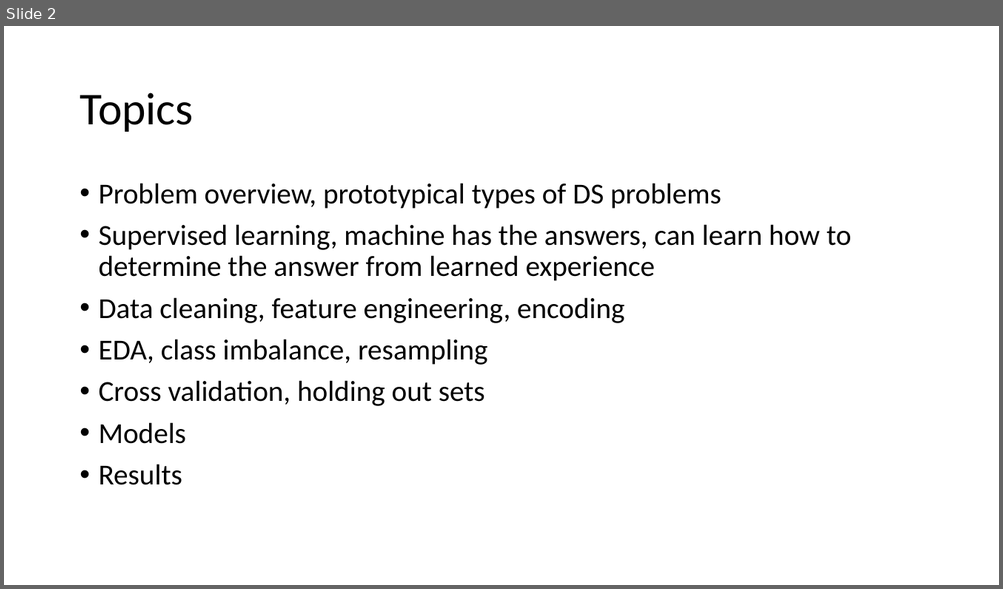
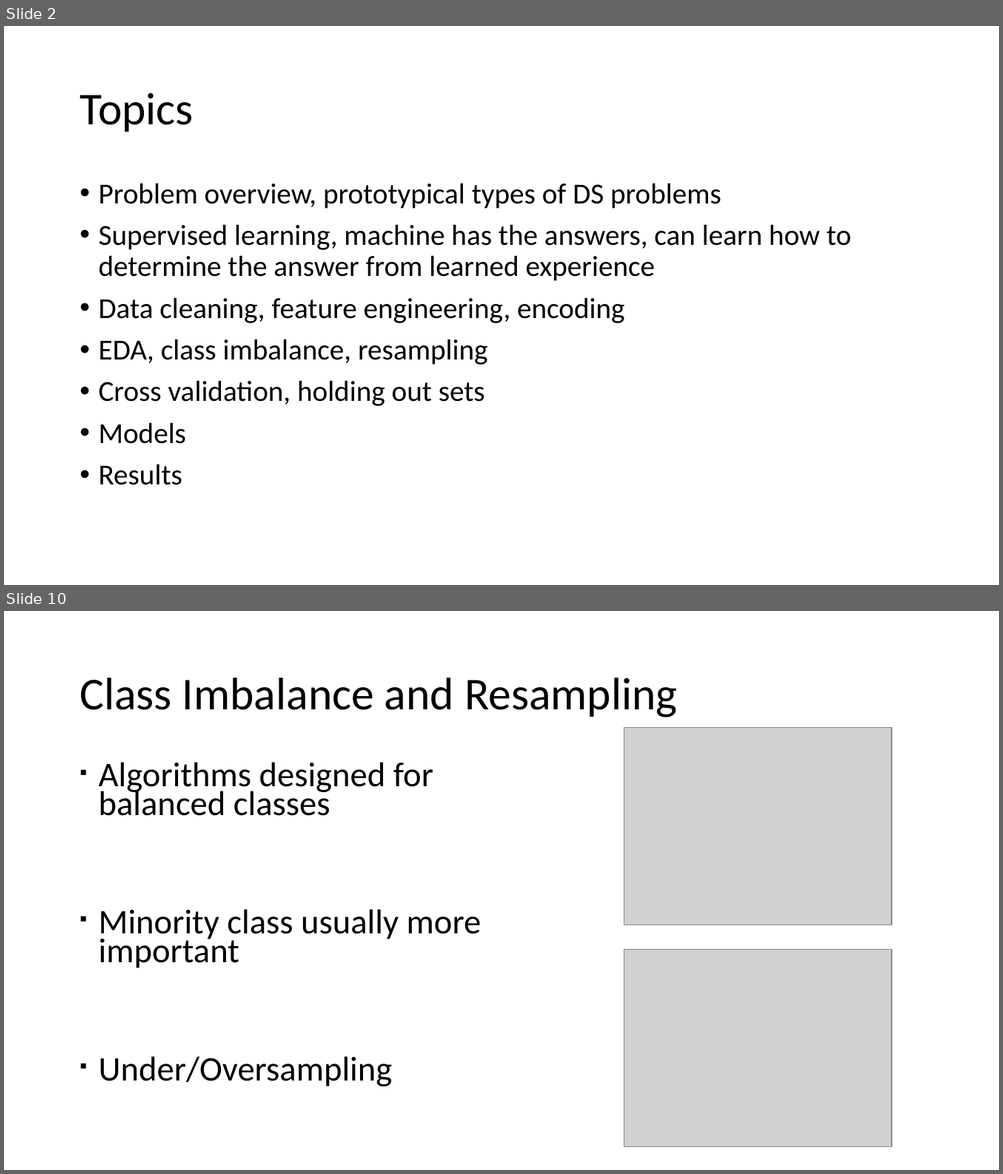
Before and after one commit to andy-j-block/census_income_predictions, a slide deck: slide_deck.pptx. Shown one above the other, each under a label of ours: slide 2 before the commit, slides 2 and 10 after it; the slides between them are not shown. The pictures are 1003x589 and 1003x1174 pixels, drawn with LibreOffice and Linux fonts; fonts in the diff are those of the drawing; grey boxes stand for pictures. Boxes give left, top, right and bottom in pixels: in the first picture for what was removed or moved away, otherwise in the second. Text is boxed around its words. In the diff, an @@ line names an element or a change of style, - is before the commit and + after.

```diff
--- a/slide_deck.pptx
+++ b/slide_deck.pptx
@@ slide 10 added at (4,611,999,1170), background #FFFFFF @@
@@ title added at (79,678,677,718), 44 pt, text #000000 @@
+Class Imbalance and Resampling
@@ picture added at (624,727,891,925) @@
@@ text added at (99,762,481,1087), 33.3 pt, text #000000 @@
+▪ Algorithms designed for balanced classes
+▪ Minority class usually more important
+▪ Under/Oversampling
@@ picture added at (624,950,891,1147) @@
```
Also in this commit, not shown: 1 slide changed, 11 other slides added, 7 other files.
